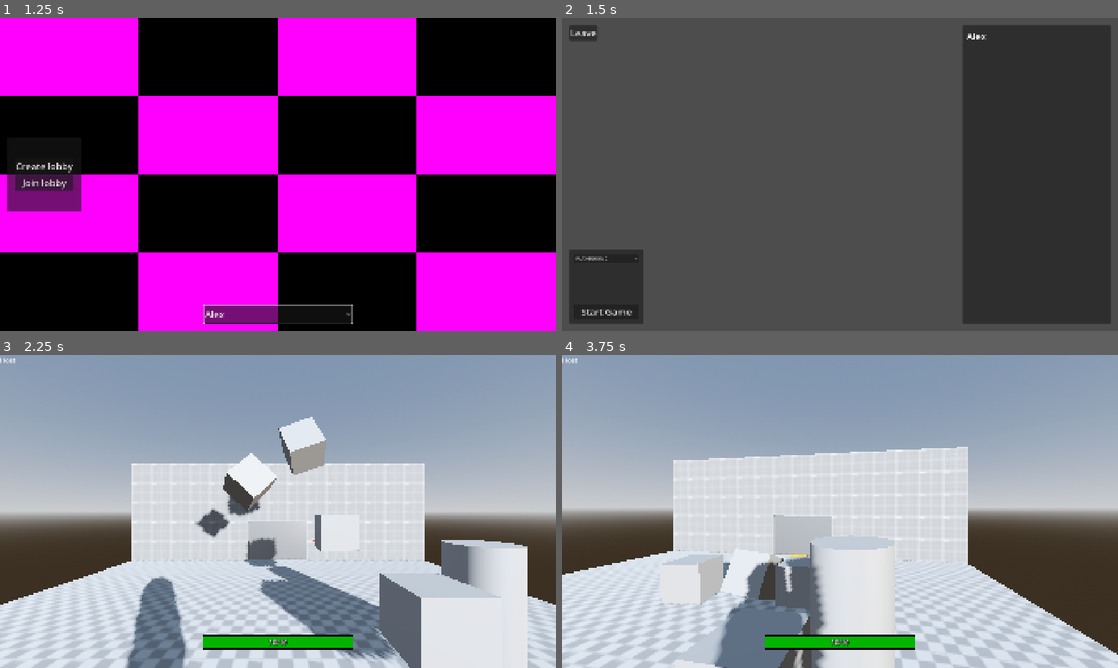
Above: before the commit, frames 1-4 (two rows, left to right).
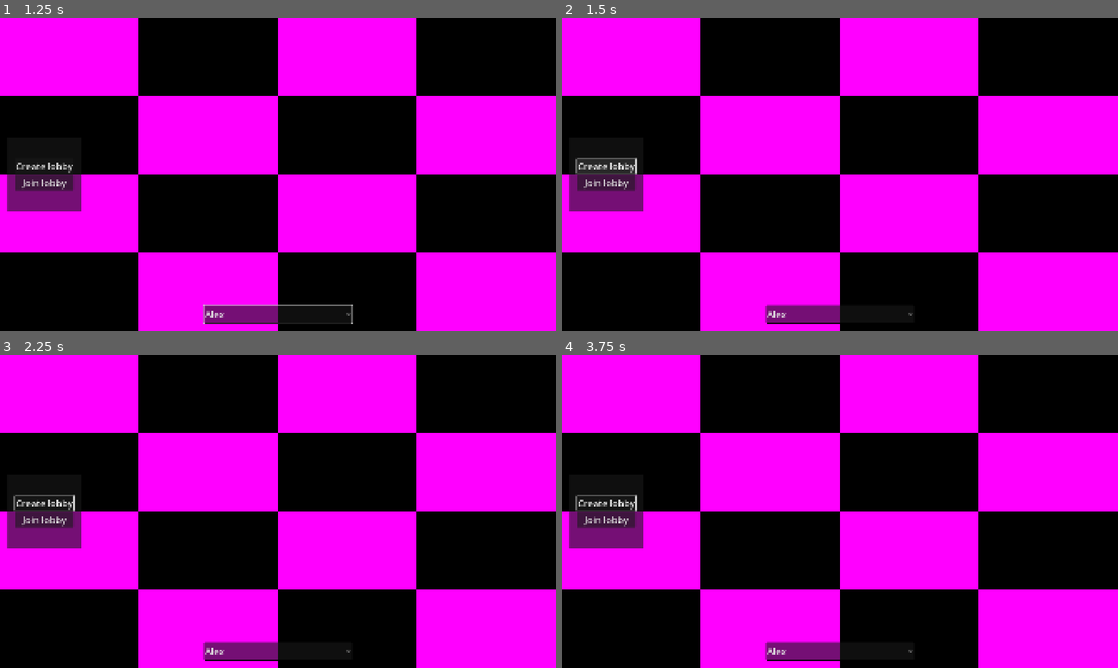
Above: after the commit, the same moments.

Repository: Arox315/Horror-Game
Game: Godot game, scene res://ui/menu/main_menu/main_menu.tscn
Two runs of this game, one before a commit and one after it. Both use one fixed random seed, a clock stepped at 60 frames per second and the inputs below. The project has no main scene, so this scene is started directly.
Inputs (mouse positions are in pixels of both pictures, inside the frame that each line leads up to):
- Up to frame 1 (1.25 s): click (278, 315) at 0.52 s; type "Alex" at 0.6 s
- Up to frame 2 (1.5 s): click "Create lobby" at 1.25 s
- Up to frame 3 (2.25 s): click (44, 649) at 2 s, where only the run before the commit has a clickable "Start Game"
- Up to frame 4 (3.75 s): tap Enter at 2.75 s; move the mouse to (962, 495) at 2.77 s; hold D (right) 2.78-3.53 s; tap E (interact) at 2.85, 3.6 s; click (962, 495) at 2.92 s; tap Space (jump) at 3.02 s; move the mouse to (812, 511) at 3.52 s; hold W (forward) from 3.53 s (still down)

Frame 1 is identical in both runs. In frame 2, 100% of the frame differs, in the area x 0-100%, y 0-100%; in frame 3, 100%; in frame 4, 100%.
Error after the commit: Cannot call method 'get_node' on a null value. (res://globals/autoloads/scene_manager.gd:35)

Commit message:
feat: Rework scene structure - now all loaded scenes live inside "Game" scene. Fix on_despawn_receive errors on loading stage from lobby

Diff:
--- a/entities/character/character.gd
+++ b/entities/character/character.gd
@@ -28,8 +28,8 @@
 
 func _enter_tree() -> void:
 	set_multiplayer_authority(name.to_int())
-	if get_tree().current_scene.get_node("PlayersSpawnPoint"):
-		position = get_tree().current_scene.get_node("PlayersSpawnPoint").global_position
+	if get_tree().current_scene.current_scene.get_node("PlayersSpawnPoint"):
+		position = get_tree().current_scene.current_scene.get_node("PlayersSpawnPoint").global_position
 
 	var hc := $HealthComponent
 	hc.died.connect(_on_died)
--- a/globals/autoloads/scene_manager.gd
+++ b/globals/autoloads/scene_manager.gd
@@ -21,10 +21,28 @@
 var next_scene: String = SCENES[scene_id.MAIN_MENU]
 
 @rpc("reliable", "authority", "call_local")
-func start_loading_scene(id: int) -> void:
+func _start_loading_scene(id: int) -> void:
 	next_scene = SCENES.get(id, SCENES[scene_id.MAIN_MENU])
 	load_scene(loading_screen_scene)
 
 
 func load_scene(scene_to_load: PackedScene) -> void:
 	get_tree().change_scene_to_packed(scene_to_load)
+
+
+@rpc("reliable", "authority", "call_local")
+func start_loading_scene(id: int) -> void:
+	var ls: LoadingScreen = get_tree().root.get_node("Game").get_node("LoadingScreen")
+	ls.start_loading_new_scene(id)
+	#next_scene = SCENES.get(id, SCENES[scene_id.MAIN_MENU])
+	#var current_scene = get_tree().root.get_node("Game").get_node("LoadingScreen").current_scene
+	#change_scene(current_scene, load(next_scene))
+
+
+func change_scene(current_scene: Node, scene_to_load: PackedScene) -> void:
+	var new_scene = scene_to_load.instantiate()
+	get_tree().root.get_node("Game").add_child(new_scene)
+
+	var previous_scene = current_scene
+	current_scene = new_scene
+	if previous_scene: previous_scene.queue_free()
--- a/multiplayer/spawn_manager/spawn_manager.gd
+++ b/multiplayer/spawn_manager/spawn_manager.gd
@@ -7,25 +7,19 @@
 
 var ready_peers: Dictionary = {1: false}
 
-
-#func _enter_tree() -> void:
-	#for peer in multiplayer.get_peers():
-		#ready_peers[peer] = false
-
-
 func _ready() -> void:
 	if not multiplayer.is_server():
 		process_mode = Node.PROCESS_MODE_DISABLED
 		return
 
-	current_scene = get_tree().current_scene
+	await get_tree().physics_frame
+
+	current_scene = get_tree().root.get_node("Game").current_scene
 	players_spawn_point = current_scene.get_node("PlayersSpawnPoint")
-	multiplayer.peer_connected.connect(_on_peer_connected)
+	#multiplayer.peer_connected.connect(_on_peer_connected)
 	multiplayer.peer_disconnected.connect(_on_peer_disconnected)
 
 	_spawn_player()
-
-	await get_tree().physics_frame
 
 	for peer in multiplayer.get_peers():
 		_spawn_player(peer)
@@ -70,7 +64,9 @@
 	var player_to_spawn = multiplayer_player_scene.instantiate()
 	player_to_spawn.name = str(peer_id)
 	player_to_spawn.transform.origin = players_spawn_point.transform.origin
-	current_scene.call_deferred("add_child", player_to_spawn)
+	#get_tree().root.get_node("Game").call_deferred("add_child", player_to_spawn)
+	get_tree().root.get_node("Game").add_child(player_to_spawn)
+
 
 
 func _delete_player(peer_id: int) -> void:
--- /dev/null
+++ b/stages/game/game.tscn
@@ -0,0 +1,14 @@
+[gd_scene load_steps=3 format=3 uid="uid://beakrpp01vkt1"]
+
+[ext_resource type="Script" uid="uid://2ycds4pgelkp" path="res://stages/game/game_manager.gd" id="1_prqhm"]
+[ext_resource type="PackedScene" uid="uid://bni1jl5y3211l" path="res://ui/menu/loading_screen/loading_screen.tscn" id="2_her1c"]
+
+[node name="Game" type="Node"]
+script = ExtResource("1_prqhm")
+
+[node name="PlayerSpawner" type="MultiplayerSpawner" parent="."]
+_spawnable_scenes = PackedStringArray("uid://c7ksecespxm2u")
+spawn_path = NodePath("..")
+
+[node name="LoadingScreen" parent="." instance=ExtResource("2_her1c")]
+z_index = 999
--- /dev/null
+++ b/stages/game/game_manager.gd
@@ -0,0 +1,4 @@
+class_name GameManager
+extends Node
+
+@export var current_scene: Node = null
--- a/stages/playground/playground.tscn
+++ b/stages/playground/playground.tscn
@@ -356,10 +356,6 @@
 transform = Transform3D(0.764359, 0.423645, 0.486087, -0.594107, 0.755703, 0.275591, -0.250584, -0.499438, 0.829319, 7.43818, 2.70805, 2.9176)
 shadow_enabled = true
 
-[node name="PlayerMultiplayerSpawner" type="MultiplayerSpawner" parent="."]
-_spawnable_scenes = PackedStringArray("uid://c7ksecespxm2u")
-spawn_path = NodePath("..")
-
 [node name="Room1" type="Node3D" parent="."]
 
 [node name="Floor" type="StaticBody3D" parent="Room1"]
--- a/ui/menu/loading_screen/loading_screen.gd
+++ b/ui/menu/loading_screen/loading_screen.gd
@@ -5,8 +5,7 @@
 var ready_clients: Dictionary = {}
 var is_loading: bool = true
 var progress: Array = []
-
-
+var next_scene: String
 #func _enter_tree() -> void:
 	#ready_clients[multiplayer.multiplayer_peer.get_unique_id()] = false
 	#for peer in multiplayer.get_peers():
@@ -14,40 +13,47 @@
 
 
 func _ready() -> void:
-	MultiplayerManager.set_client_not_ready(multiplayer.multiplayer_peer.get_unique_id())
-	ResourceLoader.load_threaded_request(SceneManager.next_scene)
+	#MultiplayerManager.set_client_not_ready(multiplayer.multiplayer_peer.get_unique_id())
+	next_scene = SceneManager.SCENES[SceneManager.scene_id.MAIN_MENU]
+	ResourceLoader.load_threaded_request(next_scene)
 
 
 func _process(_delta: float) -> void:
-	if is_loading:
-		ResourceLoader.load_threaded_get_status(SceneManager.next_scene, progress)
-		%LoadingProgress.text = str(roundi(progress[0]*100))+"%"
+	if not is_loading: return
 
-		if progress[0] == 1.0:
-			var scene_to_load = ResourceLoader.load_threaded_get(SceneManager.next_scene)
-			SceneManager.load_scene(scene_to_load)
-			is_loading = false
+	ResourceLoader.load_threaded_get_status(next_scene, progress)
+	%LoadingProgress.text = str(roundi(progress[0]*100))+"%"
 
-			#if multiplayer.multiplayer_peer.get_unique_id() != 1:
-				#await get_tree().create_timer(5).timeout
-				#
-			#MultiplayerManager.set_client_ready(multiplayer.multiplayer_peer.get_unique_id())
-			#is_loading = false
-	#else:
-		#if not MultiplayerManager.all_clients_ready(): return
-	#
-		#var scene_to_load = ResourceLoader.load_threaded_get(SceneManager.next_scene)
-		#SceneManager.load_scene(scene_to_load)
+	if progress[0] == 1.0:
+		is_loading = false
+		var scene_to_load: PackedScene = ResourceLoader.load_threaded_get(next_scene)
+		_load_scene(scene_to_load)
+		await  get_tree().create_timer(2).timeout
+		_disable()
 
 
-#@rpc("reliable", "any_peer", "call_local")
-#func client_ready() -> void:
-	#var peer_id: int = multiplayer.get_remote_sender_id()
-	#ready_clients[peer_id] = true
-#
-#
-#func all_clients_ready() -> bool:
-	#for value in ready_clients.values():
-		#if not value:
-			#return false
-	#return true
+func start_loading_new_scene(scene_id: int) -> void:
+	next_scene = SceneManager.SCENES.get(scene_id, SceneManager.SCENES[SceneManager.scene_id.MAIN_MENU])
+	ResourceLoader.load_threaded_request(next_scene)
+	_enable()
+
+
+func _load_scene(scene_to_load: PackedScene) -> void:
+	var new_scene = scene_to_load.instantiate()
+	owner.add_child(new_scene)
+
+	var previous_scene = owner.current_scene
+	owner.current_scene = new_scene
+	if previous_scene: previous_scene.queue_free()
+
+
+func _disable() -> void:
+	is_loading = false
+	set_process(false)
+	hide()
+
+
+func _enable() -> void:
+	is_loading = true
+	set_process(true)
+	show()
--- a/ui/menu/lobby/lobby.gd
+++ b/ui/menu/lobby/lobby.gd
@@ -2,6 +2,7 @@
 
 @onready var stage_selector: OptionButton = $Wrapper/StageSelectPanel/StageSelectWrapper/StageSelector
 @onready var start_game_btn: Button = $Wrapper/StageSelectPanel/StageSelectWrapper/StartGameBtn
+@onready var connected_players: VBoxContainer = %ConnectedPlayers
 
 var stage_id_offset: int
 
@@ -24,6 +25,10 @@
 
 func _on_start_game_btn_pressed() -> void:
 	if not multiplayer.is_server(): return
+
+	for child in connected_players.get_children():
+		child.queue_free()
+
 	print("Loading %s..." % stage_selector.get_item_text(stage_selector.selected))
 
 	var stage_id: int = stage_selector.selected + stage_id_offset
Not shown, added: stages/game/game_manager.gd.uid
